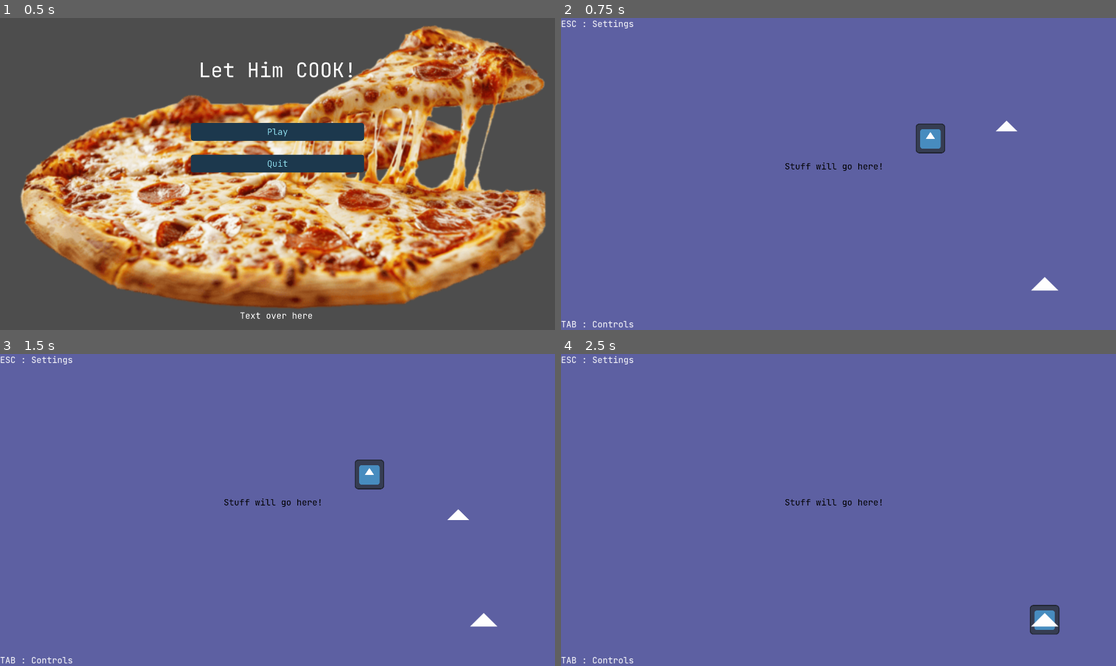
Above: before the commit, frames 1-4 (two rows, left to right).
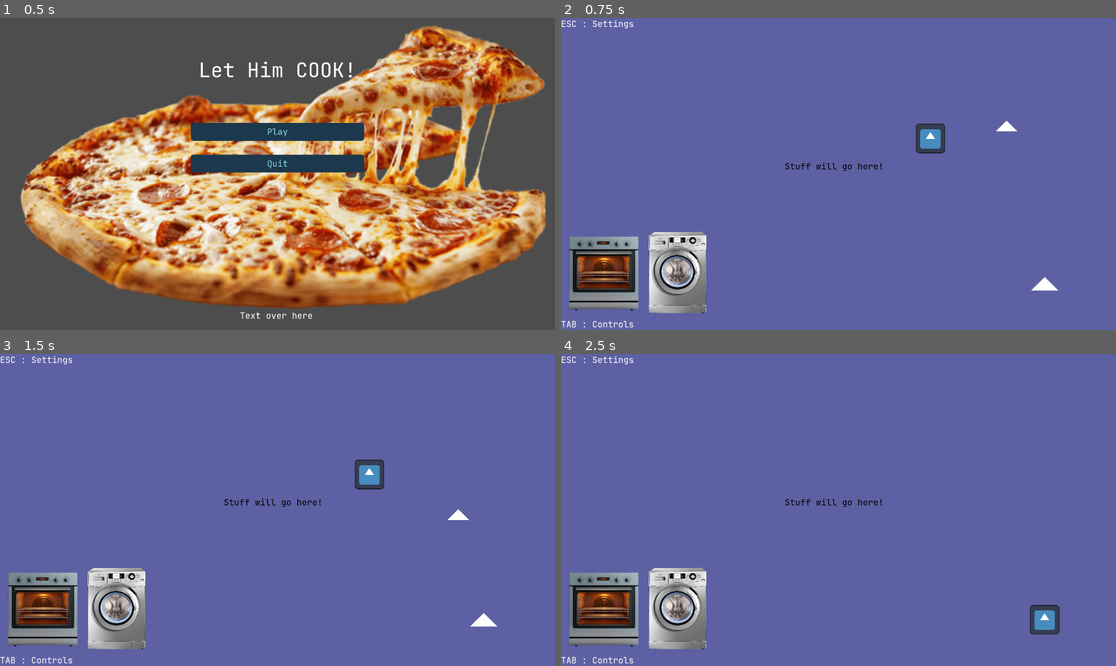
Above: after the commit, the same moments.

Repository: MikeyMictan1/Warwick-Game-Jam-2026
Game: Godot game, scene res://UI/ui_scenes/MainMenu.tscn
The game is run twice, just before and just after one commit, with the same random seed, the same clock (stepped at 60 frames per second) and the same inputs. The engine's default icon, where the game draws it, is replaced by a stand-in: a white triangle on a blue panel in a dark square.
Inputs (mouse positions are in pixels of both pictures, inside the frame that each line leads up to):
- Up to frame 1 (0.5 s): no input
- Up to frame 2 (0.75 s): click "Play" at 0.5 s
- Up to frame 3 (1.5 s): tap Enter at 1.25 s; drag from (444, 463) to (482, 619) at 1.27 s
- Up to frame 4 (2.5 s): tap Space at 2 s; drag from (932, 475) to (1043, 619) at 2.02 s

Frame 1 is identical in both runs. In frame 2, 5.6% of the frame differs, in the area x 1-27%, y 68-95%; in frame 3, 5.6%; in frame 4, 5.7%, in the area x 1-90%, y 68-95%.

Commit message:
oven + washing machine added

Diff:
--- a/Scenes/MainScene.tscn
+++ b/Scenes/MainScene.tscn
@@ -1,10 +1,12 @@
-[gd_scene load_steps=7 format=3 uid="uid://ccarxryw6scdg"]
+[gd_scene load_steps=9 format=3 uid="uid://ccarxryw6scdg"]
 
 [ext_resource type="Script" uid="uid://dslbl3i32erhh" path="res://Scripts/MainScene.gd" id="1_hpc76"]
 [ext_resource type="PackedScene" uid="uid://ctrn2nwo2rxqi" path="res://Scenes/Ingredient.tscn" id="2_tr2i4"]
+[ext_resource type="PackedScene" uid="uid://0du1xmf45kuq" path="res://Scenes/Oven.tscn" id="2_y4jh7"]
 [ext_resource type="Resource" uid="uid://cd7odfpp1yywl" path="res://Resources/Lettuce.tres" id="3_7rqgy"]
 [ext_resource type="Resource" uid="uid://iruq2f54b0f5" path="res://Resources/Dried_Pasta.tres" id="4_7rqgy"]
 [ext_resource type="PackedScene" uid="uid://cjwj343smscw5" path="res://Scenes/IngredientSpawner.tscn" id="5_qxria"]
+[ext_resource type="PackedScene" uid="uid://dph6b446653jp" path="res://Scripts/WashingMachine.tscn" id="7_q68mp"]
 
 [sub_resource type="CanvasTexture" id="CanvasTexture_2ia5b"]
 
@@ -48,13 +50,27 @@
 layout_mode = 2
 text = "TAB : Controls"
 
-[node name="Ingredient2" parent="." instance=ExtResource("2_tr2i4")]
+[node name="Appliances" type="Node2D" parent="."]
+
+[node name="Oven" parent="Appliances" instance=ExtResource("2_y4jh7")]
+position = Vector2(149.00012, 878)
+scale = Vector2(5, 5)
+
+[node name="WashingMachine" parent="Appliances" instance=ExtResource("7_q68mp")]
+position = Vector2(403.00006, 876)
+scale = Vector2(5, 5)
+
+[node name="IngredientGenerators" type="Node2D" parent="."]
+
+[node name="IngredientSpawner" parent="IngredientGenerators" instance=ExtResource("5_qxria")]
+position = Vector2(1673, 920)
+
+[node name="TestItems" type="Node2D" parent="."]
+
+[node name="Ingredient2" parent="TestItems" instance=ExtResource("2_tr2i4")]
 position = Vector2(1541, 374)
 ingredient_data = ExtResource("3_7rqgy")
 
-[node name="Ingredient" parent="." instance=ExtResource("2_tr2i4")]
+[node name="Ingredient" parent="TestItems" instance=ExtResource("2_tr2i4")]
 position = Vector2(1278, 417)
 ingredient_data = ExtResource("4_7rqgy")
-
-[node name="IngredientSpawner" parent="." instance=ExtResource("5_qxria")]
-position = Vector2(1673, 920)
--- /dev/null
+++ b/Scenes/Oven.tscn
@@ -0,0 +1,16 @@
+[gd_scene load_steps=3 format=3 uid="uid://0du1xmf45kuq"]
+
+[ext_resource type="Texture2D" uid="uid://dgkaq1ae0t6g8" path="res://Assets/Art/oven.png" id="1_wr84x"]
+
+[sub_resource type="RectangleShape2D" id="RectangleShape2D_p1esg"]
+size = Vector2(48, 52)
+
+[node name="Oven" type="Area2D"]
+
+[node name="Sprite2D" type="Sprite2D" parent="."]
+scale = Vector2(0.21428572, 0.21428572)
+texture = ExtResource("1_wr84x")
+
+[node name="CollisionShape2D" type="CollisionShape2D" parent="."]
+position = Vector2(0, 1)
+shape = SubResource("RectangleShape2D_p1esg")
--- /dev/null
+++ b/Scripts/Oven.gd
@@ -0,0 +1 @@
+extends Node
--- /dev/null
+++ b/Scripts/WashingMachine.tscn
@@ -0,0 +1,18 @@
+[gd_scene load_steps=3 format=3 uid="uid://dph6b446653jp"]
+
+[ext_resource type="Texture2D" uid="uid://bhfopjqexsvo1" path="res://Assets/Art/washing_machine.png" id="1_enw37"]
+
+[sub_resource type="RectangleShape2D" id="RectangleShape2D_tb5au"]
+size = Vector2(13.333334, 19)
+
+[node name="WashingMachine" type="Area2D"]
+
+[node name="Sprite2D" type="Sprite2D" parent="."]
+position = Vector2(9.536743e-07, 1.000001)
+scale = Vector2(0.052916616, 0.052916616)
+texture = ExtResource("1_enw37")
+
+[node name="CollisionShape2D" type="CollisionShape2D" parent="."]
+position = Vector2(-4.7683716e-07, 1.5)
+scale = Vector2(3, 3)
+shape = SubResource("RectangleShape2D_tb5au")
Binary file added: Assets/Art/oven.png
Not shown, added: Assets/Art/oven.png.import
Binary file added: Assets/Art/washing_machine.png
Not shown, added: Assets/Art/washing_machine.png.import
Not shown, added: Scripts/Oven.gd.uid
